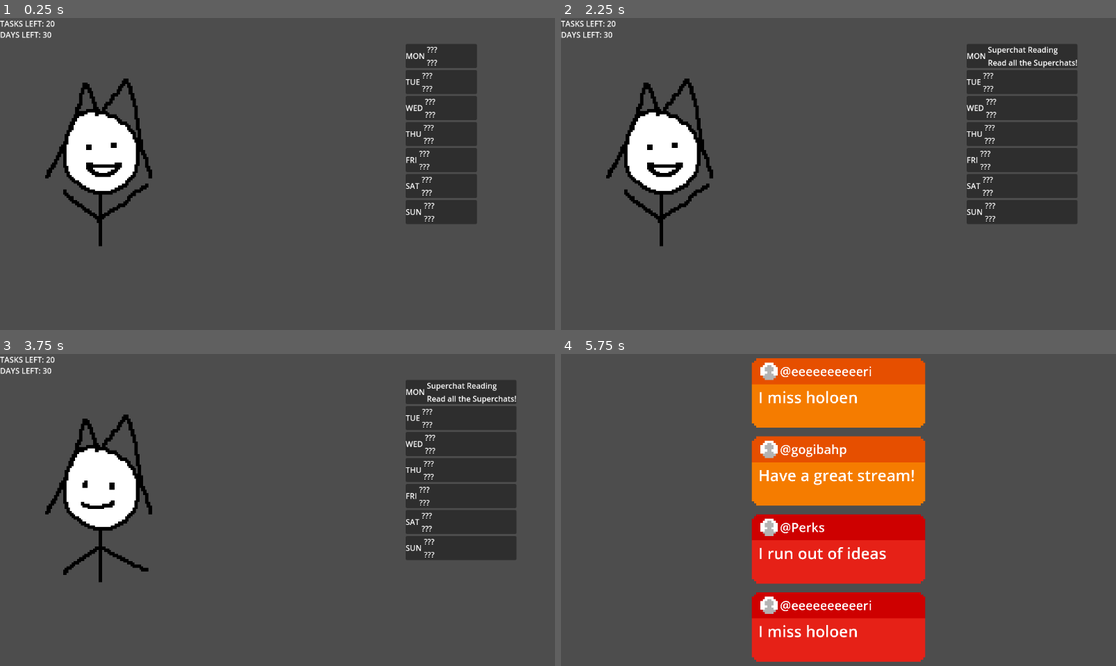
Above: before the commit, frames 1-4 (two rows, left to right).
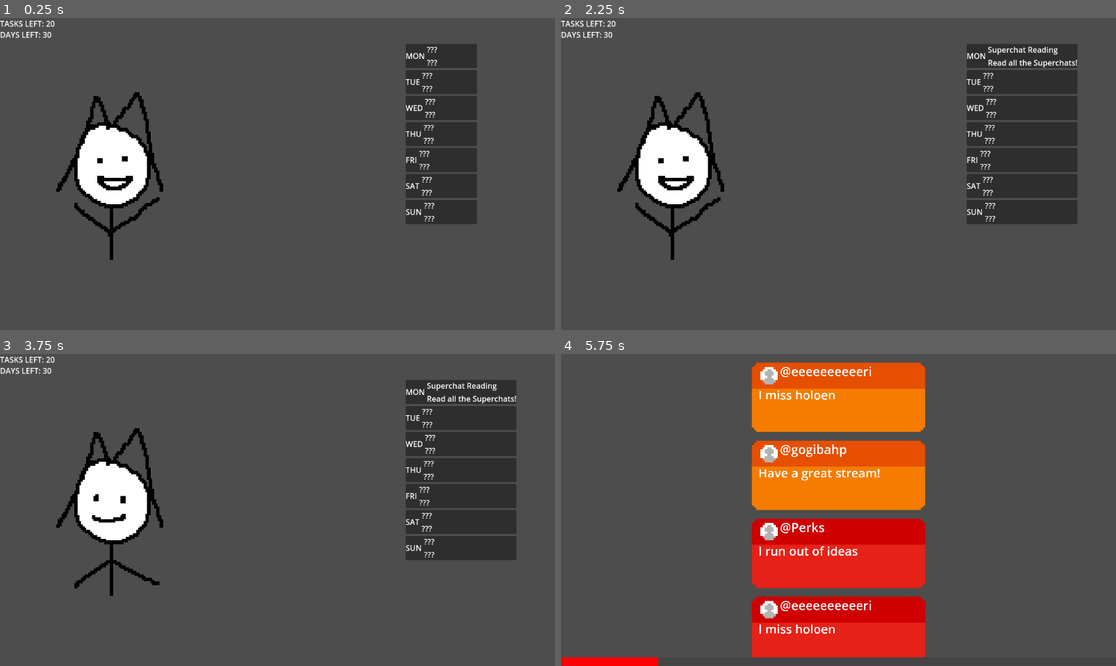
Above: after the commit, the same moments.

Repository: eeeeeeri/holojam-7
Game: Godot game, scene res://Scenes/Schedule/main.tscn
The game is run twice, just before and just after one commit, with the same random seed, the same clock (stepped at 60 frames per second) and the same inputs.
Inputs (mouse positions are in pixels of both pictures, inside the frame that each line leads up to):
- Up to frame 1 (0.25 s): no input
- Up to frame 2 (2.25 s): move the mouse to (960, 158) at 0.52 s; click (960, 158) at 0.6 s; tap Enter at 1.25 s; move the mouse to (727, 189) at 1.27 s; click (727, 189) at 1.35 s; move the mouse to (894, 105) at 2.02 s; click (894, 105) at 2.1 s
- Up to frame 3 (3.75 s): move the mouse to (249, 572) at 2.77 s; click (249, 572) at 2.85 s; move the mouse to (444, 556) at 3.52 s; click (444, 556) at 3.6 s
- Up to frame 4 (5.75 s): tap Space at 4.25 s; move the mouse to (672, 463) at 4.27 s; click (672, 463) at 4.35 s; move the mouse to (866, 510) at 5.02 s; click (866, 510) at 5.1 s

The runs differ from the first frame. In frame 1, 3.7% of the frame differs, in the area x 8-30%, y 19-78%; in frame 2, 3.7%; in frame 3, 3.8%; in frame 4, 8.0%, in the area x 0-66%, y 1-100%.

Commit message:
visual candy

Diff:
--- a/Scenes/Minigames/SuperchatReading/superchat.tscn
+++ b/Scenes/Minigames/SuperchatReading/superchat.tscn
@@ -1,10 +1,98 @@
-[gd_scene load_steps=4 format=3 uid="uid://d16ukgas0boul"]
+[gd_scene load_steps=8 format=3 uid="uid://d16ukgas0boul"]
 
 [ext_resource type="Texture2D" uid="uid://da2k8w8bed42v" path="res://Assets/Sprites/SuperchatReading/sc.png" id="1_n3r31"]
 [ext_resource type="Script" uid="uid://rlegdc2rsvjl" path="res://Scripts/superchat.gd" id="2_7xgsu"]
 
 [sub_resource type="LabelSettings" id="LabelSettings_n3r31"]
 font_size = 72
+
+[sub_resource type="LabelSettings" id="LabelSettings_7xgsu"]
+font_size = 56
+
+[sub_resource type="Animation" id="Animation_7xgsu"]
+resource_name = "jump"
+length = 0.1
+tracks/0/type = "value"
+tracks/0/imported = false
+tracks/0/enabled = true
+tracks/0/path = NodePath(".:offset")
+tracks/0/interp = 1
+tracks/0/loop_wrap = true
+tracks/0/keys = {
+"times": PackedFloat32Array(0, 0.1, 0.2),
+"transitions": PackedFloat32Array(1, 1, 1),
+"update": 0,
+"values": [Vector2(0, 0), Vector2(0, 2), Vector2(0, 0)]
+}
+tracks/1/type = "value"
+tracks/1/imported = false
+tracks/1/enabled = true
+tracks/1/path = NodePath("Username:position")
+tracks/1/interp = 1
+tracks/1/loop_wrap = true
+tracks/1/keys = {
+"times": PackedFloat32Array(0, 0.05, 0.1),
+"transitions": PackedFloat32Array(1, 1, 1),
+"update": 0,
+"values": [Vector2(-27, -14), Vector2(-27, -12), Vector2(-27, -14)]
+}
+tracks/2/type = "value"
+tracks/2/imported = false
+tracks/2/enabled = true
+tracks/2/path = NodePath("Message:position")
+tracks/2/interp = 1
+tracks/2/loop_wrap = true
+tracks/2/keys = {
+"times": PackedFloat32Array(0, 0.05, 0.1),
+"transitions": PackedFloat32Array(1, 1, 1),
+"update": 0,
+"values": [Vector2(-37, -3), Vector2(-37, -1), Vector2(-37, -3)]
+}
+
+[sub_resource type="Animation" id="Animation_na86h"]
+length = 0.001
+tracks/0/type = "value"
+tracks/0/imported = false
+tracks/0/enabled = true
+tracks/0/path = NodePath(".:offset")
+tracks/0/interp = 1
+tracks/0/loop_wrap = true
+tracks/0/keys = {
+"times": PackedFloat32Array(0),
+"transitions": PackedFloat32Array(1),
+"update": 0,
+"values": [Vector2(0, 0)]
+}
+tracks/1/type = "value"
+tracks/1/imported = false
+tracks/1/enabled = true
+tracks/1/path = NodePath("Username:position")
+tracks/1/interp = 1
+tracks/1/loop_wrap = true
+tracks/1/keys = {
+"times": PackedFloat32Array(0),
+"transitions": PackedFloat32Array(1),
+"update": 0,
+"values": [Vector2(-27, -14)]
+}
+tracks/2/type = "value"
+tracks/2/imported = false
+tracks/2/enabled = true
+tracks/2/path = NodePath("Message:position")
+tracks/2/interp = 1
+tracks/2/loop_wrap = true
+tracks/2/keys = {
+"times": PackedFloat32Array(0),
+"transitions": PackedFloat32Array(1),
+"update": 0,
+"values": [Vector2(-37, -3)]
+}
+
+[sub_resource type="AnimationLibrary" id="AnimationLibrary_wdq8v"]
+_data = {
+&"RESET": SubResource("Animation_na86h"),
+&"jump": SubResource("Animation_7xgsu")
+}
 
 [node name="Superchat" type="Sprite2D"]
 texture = ExtResource("1_n3r31")
@@ -23,8 +111,14 @@
 [node name="Message" type="Label" parent="."]
 offset_left = -37.0
 offset_top = -3.0
-offset_right = 289.0
-offset_bottom = 96.0
+offset_right = 702.99994
+offset_bottom = 186.99997
 scale = Vector2(0.1, 0.1)
 text = "MESSAGE"
-label_settings = SubResource("LabelSettings_n3r31")
+label_settings = SubResource("LabelSettings_7xgsu")
+autowrap_mode = 2
+
+[node name="AnimationPlayer" type="AnimationPlayer" parent="."]
+libraries = {
+&"": SubResource("AnimationLibrary_wdq8v")
+}
--- a/Scenes/Minigames/SuperchatReading/superchat_reading.tscn
+++ b/Scenes/Minigames/SuperchatReading/superchat_reading.tscn
@@ -1,21 +1,186 @@
-[gd_scene load_steps=3 format=3 uid="uid://cii6pkkh4uwrd"]
+[gd_scene load_steps=13 format=3 uid="uid://cii6pkkh4uwrd"]
 
 [ext_resource type="Script" uid="uid://hf46e0e1jr46" path="res://Scripts/minigame.gd" id="1_3qr6b"]
 [ext_resource type="Script" uid="uid://bbifh4gfejvog" path="res://Scripts/sc_reading.gd" id="2_31min"]
 
-[node name="SuperchatReading" type="Node2D" node_paths=PackedStringArray("end_timer")]
+[sub_resource type="LabelSettings" id="LabelSettings_31min"]
+font_size = 72
+
+[sub_resource type="Animation" id="Animation_31min"]
+resource_name = "appear"
+length = 0.1
+tracks/0/type = "value"
+tracks/0/imported = false
+tracks/0/enabled = true
+tracks/0/path = NodePath(".:visible")
+tracks/0/interp = 1
+tracks/0/loop_wrap = true
+tracks/0/keys = {
+"times": PackedFloat32Array(0),
+"transitions": PackedFloat32Array(1),
+"update": 1,
+"values": [true]
+}
+tracks/1/type = "value"
+tracks/1/imported = false
+tracks/1/enabled = true
+tracks/1/path = NodePath(".:modulate")
+tracks/1/interp = 1
+tracks/1/loop_wrap = true
+tracks/1/keys = {
+"times": PackedFloat32Array(0, 0.1),
+"transitions": PackedFloat32Array(1, 1),
+"update": 0,
+"values": [Color(1, 1, 1, 0), Color(1, 1, 1, 1)]
+}
+tracks/2/type = "value"
+tracks/2/imported = false
+tracks/2/enabled = true
+tracks/2/path = NodePath("../Confetti:emitting")
+tracks/2/interp = 1
+tracks/2/loop_wrap = true
+tracks/2/keys = {
+"times": PackedFloat32Array(0),
+"transitions": PackedFloat32Array(1),
+"update": 1,
+"values": [true]
+}
+
+[sub_resource type="Animation" id="Animation_ivw6d"]
+length = 0.001
+tracks/0/type = "value"
+tracks/0/imported = false
+tracks/0/enabled = true
+tracks/0/path = NodePath(".:visible")
+tracks/0/interp = 1
+tracks/0/loop_wrap = true
+tracks/0/keys = {
+"times": PackedFloat32Array(0),
+"transitions": PackedFloat32Array(1),
+"update": 1,
+"values": [false]
+}
+tracks/1/type = "value"
+tracks/1/imported = false
+tracks/1/enabled = true
+tracks/1/path = NodePath(".:modulate")
+tracks/1/interp = 1
+tracks/1/loop_wrap = true
+tracks/1/keys = {
+"times": PackedFloat32Array(0),
+"transitions": PackedFloat32Array(1),
+"update": 0,
+"values": [Color(1, 1, 1, 1)]
+}
+tracks/2/type = "value"
+tracks/2/imported = false
+tracks/2/enabled = true
+tracks/2/path = NodePath("../Confetti:emitting")
+tracks/2/interp = 1
+tracks/2/loop_wrap = true
+tracks/2/keys = {
+"times": PackedFloat32Array(0),
+"transitions": PackedFloat32Array(1),
+"update": 1,
+"values": [false]
+}
+
+[sub_resource type="AnimationLibrary" id="AnimationLibrary_7jdb1"]
+_data = {
+&"RESET": SubResource("Animation_ivw6d"),
+&"appear": SubResource("Animation_31min")
+}
+
+[sub_resource type="Gradient" id="Gradient_n3trh"]
+colors = PackedColorArray(1, 1, 1, 1, 1, 1, 1, 1)
+
+[sub_resource type="GradientTexture2D" id="GradientTexture2D_oc4vs"]
+gradient = SubResource("Gradient_n3trh")
+width = 1
+height = 2
+
+[sub_resource type="Gradient" id="Gradient_vbdyv"]
+offsets = PackedFloat32Array(0.63013697, 1)
+colors = PackedColorArray(1, 1, 1, 1, 1, 1, 1, 0)
+
+[sub_resource type="Curve" id="Curve_6hehb"]
+_limits = [-1.0, 1.0, 0.0, 1.0]
+_data = [Vector2(0, 1), 0.0, 0.0, 0, 0, Vector2(1, 1), 0.0, 0.0, 0, 0]
+point_count = 2
+
+[sub_resource type="StyleBoxFlat" id="StyleBoxFlat_31min"]
+bg_color = Color(0.2665752, 0.26657522, 0.26657507, 1)
+
+[sub_resource type="StyleBoxFlat" id="StyleBoxFlat_ivw6d"]
+bg_color = Color(1, 0, 0, 1)
+
+[node name="SuperchatReading" type="Node2D" node_paths=PackedStringArray("end_timer", "progress_bar")]
 script = ExtResource("1_3qr6b")
 end_timer = NodePath("EndTimer")
+progress_bar = NodePath("ProgressBar")
 metadata/_custom_type_script = "uid://hf46e0e1jr46"
 
 [node name="Control" type="Node2D" parent="."]
 script = ExtResource("2_31min")
 
+[node name="AllDone" type="Label" parent="Control"]
+visible = false
+anchors_preset = 8
+anchor_left = 0.5
+anchor_top = 0.5
+anchor_right = 0.5
+anchor_bottom = 0.5
+offset_left = -73.99999
+offset_top = -74.0
+offset_right = 297.0
+offset_bottom = 25.0
+grow_horizontal = 2
+grow_vertical = 2
+scale = Vector2(0.4, 0.4)
+size_flags_horizontal = 4
+text = "ALL DONE!"
+label_settings = SubResource("LabelSettings_31min")
+horizontal_alignment = 1
+vertical_alignment = 1
+
+[node name="AnimationPlayer" type="AnimationPlayer" parent="Control"]
+root_node = NodePath("../AllDone")
+libraries = {
+&"": SubResource("AnimationLibrary_7jdb1")
+}
+
+[node name="Confetti" type="CPUParticles2D" parent="Control"]
+position = Vector2(0, -54)
+emitting = false
+amount = 32
+texture = SubResource("GradientTexture2D_oc4vs")
+one_shot = true
+explosiveness = 1.0
+spread = 180.0
+gravity = Vector2(0, 200)
+initial_velocity_min = 100.0
+initial_velocity_max = 200.0
+angle_max = 360.0
+color = Color(1, 0.66999996, 0.66999996, 1)
+color_ramp = SubResource("Gradient_vbdyv")
+hue_variation_min = -1.0
+hue_variation_max = 1.0
+hue_variation_curve = SubResource("Curve_6hehb")
+
 [node name="EndTimer" type="Timer" parent="."]
-wait_time = 2.0
+wait_time = 4.0
 one_shot = true
 autostart = true
 
 [node name="Camera2D" type="Camera2D" parent="."]
 position = Vector2(0, -54)
 zoom = Vector2(4.5, 4.5)
+
+[node name="ProgressBar" type="ProgressBar" parent="."]
+offset_left = -128.0
+offset_top = 14.0
+offset_right = 128.0
+offset_bottom = 18.0
+theme_override_styles/background = SubResource("StyleBoxFlat_31min")
+theme_override_styles/fill = SubResource("StyleBoxFlat_ivw6d")
+show_percentage = false
--- a/Scenes/Minigames/minigame.tscn
+++ b/Scenes/Minigames/minigame.tscn
@@ -1,14 +1,28 @@
-[gd_scene load_steps=2 format=3 uid="uid://bws7safjar52n"]
+[gd_scene load_steps=4 format=3 uid="uid://bws7safjar52n"]
 
 [ext_resource type="Script" uid="uid://hf46e0e1jr46" path="res://Scripts/minigame.gd" id="1_mhhjm"]
 
-[node name="Minigame" type="Node2D" node_paths=PackedStringArray("end_timer")]
+[sub_resource type="StyleBoxFlat" id="StyleBoxFlat_mhhjm"]
+bg_color = Color(0.2665752, 0.26657522, 0.26657507, 1)
+
+[sub_resource type="StyleBoxFlat" id="StyleBoxFlat_33s2o"]
+bg_color = Color(1, 0, 0, 1)
+
+[node name="Minigame" type="Node2D" node_paths=PackedStringArray("end_timer", "progress_bar")]
 script = ExtResource("1_mhhjm")
 end_timer = NodePath("EndTimer")
+progress_bar = NodePath("ProgressBar")
 
 [node name="EndTimer" type="Timer" parent="."]
 wait_time = 2.0
 one_shot = true
 autostart = true
 
+[node name="ProgressBar" type="ProgressBar" parent="."]
+offset_right = 4.0
+offset_bottom = 27.0
+theme_override_styles/background = SubResource("StyleBoxFlat_mhhjm")
+theme_override_styles/fill = SubResource("StyleBoxFlat_33s2o")
+show_percentage = false
+
 [connection signal="timeout" from="EndTimer" to="." method="_on_end_timer_timeout"]
--- a/Scenes/Schedule/main.tscn
+++ b/Scenes/Schedule/main.tscn
@@ -90,9 +90,10 @@
 one_shot = true
 
 [node name="LiveKronersReaction" type="AnimatedSprite2D" parent="."]
-position = Vector2(212, 289)
+position = Vector2(235.00002, 317)
 scale = Vector2(3.7, 3.7)
 sprite_frames = SubResource("SpriteFrames_jkdf5")
+animation = &"angry"
 autoplay = "default"
 
 [node name="Schedule" type="VBoxContainer" parent="."]
--- a/Scripts/minigame.gd
+++ b/Scripts/minigame.gd
@@ -6,6 +6,7 @@
 var played: bool
 
 @export var end_timer : Timer
+@export var progress_bar: ProgressBar
 
 static func minigame(new_scene_file: String, new_title: String, new_description: String) -> Minigame:
 	var new_minigame := Minigame.new()
@@ -14,7 +15,12 @@
 	new_minigame.description = new_description
 	return new_minigame
 
+func _ready() -> void:
+	progress_bar.max_value = end_timer.wait_time
+
 func _process(delta: float) -> void:
+	progress_bar.value = end_timer.wait_time - end_timer.time_left
+
 	if end_timer.time_left <= 0:
 
 		# Progress the week
--- a/Scripts/sc_reading.gd
+++ b/Scripts/sc_reading.gd
@@ -1,10 +1,12 @@
 extends Node2D
 
 const SUPERCHAT = preload("uid://d16ukgas0boul")
+@onready var animation_player: AnimationPlayer = $AnimationPlayer
 
 var superchats = []
-var sc_num = 0
-var read = 0
+var sc_num := 0
+var read := 0
+var won := false
 
 func _ready() -> void:
 	sc_num = randi_range(3,8)
@@ -16,7 +18,11 @@
 		superchats.append(new_superchat)
 
 func _process(delta: float) -> void:
-	if Input.is_action_just_pressed("left_mouse"):
-		read += 1
-		if read >= sc_num:
-			Globals.last_minigame_won = true
+	if !won:
+		if Input.is_action_just_pressed("left_mouse"):
+			read += 1
+			if read >= sc_num:
+				animation_player.play("appear")
+
+				Globals.last_minigame_won = true
+				won = true
--- a/Scripts/superchat.gd
+++ b/Scripts/superchat.gd
@@ -19,6 +19,7 @@
 
 @onready var username: Label = $Username
 @onready var message: Label = $Message
+@onready var animation_player: AnimationPlayer = $AnimationPlayer
 
 func _ready() -> void:
 	frame = randi_range(0,4)
@@ -27,4 +28,5 @@
 
 func _process(delta: float) -> void:
 	if Input.is_action_just_pressed("left_mouse"):
+		animation_player.play("jump")
 		position.y += 36
Binary file added: Assets/Sprites/Kronii/happy.png
Not shown, added: Assets/Sprites/Kronii/happy.png.import
Not shown: 3 places in Scenes/Schedule/main.tscn that only renumber resources
